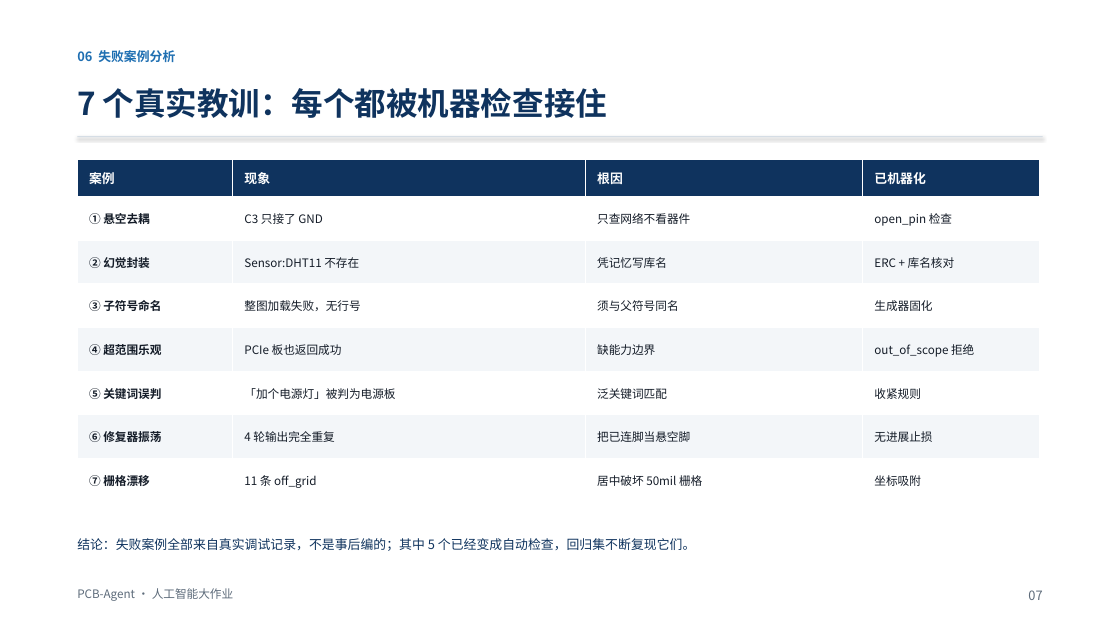
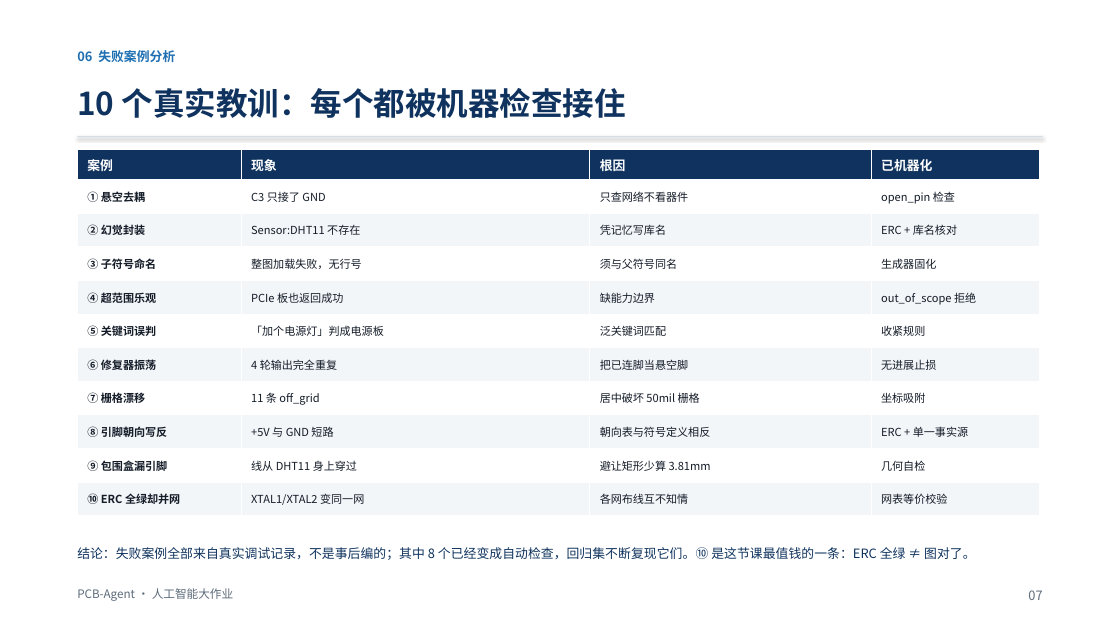
Before and after one commit to yw-youth/AI-LLM-, a slide deck: slide 7 of docs/deck/答辩PPT.pptx. Drawn at 1120x630 pixels with LibreOffice and Linux fonts; fonts in the diff are those of the drawing. Boxes give left, top, right and bottom in pixels: in the first picture for what was removed or moved away, otherwise in the second. Text is boxed around its words. In the diff, an @@ line names an element or a change of style, - is before the commit and + after.

Commit message:
feat(sch): 原理图从"只有标签"改为真实导线，并新增网表等价验收
图上只有标签、没有导线时，读图人第一眼看不出这是一张电路图；这次把生成器
重写成"局部导线 + 引脚名 + 功能分区布局"：

- 符号：IC 按引脚名分四侧（电源在上、地在下、XTAL 在左），带引脚名文字；
  新增 src/pinmap.py 做引脚号→引脚名映射（网表里只有 (ref, pin)）
- 布局：主控居中，时钟簇/连接器在左列，去耦横排在主控上方，指示/复位在右列
- 布线：引脚沿朝向逃逸后找一条干线串联，候选 126 条（基准 × 2.54 偏移），
  按"碰撞×1000 + 交叉×80 + 总长"评分；走不通的网络优雅退回标签

改完发现一个更严重的问题：三板型 ERC 全绿，网表却把 XTAL1/XTAL2、
EN/DHT_DATA 分别并成了一个网——ERC 只查电气规则，不知道我们想连什么。
因此：

- 布线时把"别人的线段、别人的引脚端点及其逃逸段"都设为禁区
  （共线重叠/端点搭接一律禁止，垂直交叉只扣分）
- 修掉回退画标签时 kind 变量从上一个循环泄漏、导致标签偏移落到别人干线上的 bug
- 新增 scripts/sch_netlist_check.py：让 KiCad 从原理图导出网表，与设计网表
  按"分网"逐网比对，合并/拆开/缺脚三类问题分别报（失败案例 10）
- 接进 rehearse.bat 与视频脚本，成为和 ERC 并列的必跑验收

验收：三板型 ERC 0 错误 0 警告 + 网表分网等价 3/3；回归 8/8；闭环 5/5。

```diff
--- a/docs/deck/答辩PPT.pptx
+++ b/docs/deck/答辩PPT.pptx
@@ text at (77, 88, 626, 118): text changed @@
-7 个真实教训：每个都被机器检查接住
+10 个真实教训：每个都被机器检查接住
@@ table at (77, 150, 1039, 516) @@
-row 6, column 2: 「加个电源灯」被判为电源板
+row 6, column 2: 「加个电源灯」判成电源板
+row 9: ⑧ 引脚朝向写反 | +5V 与 GND 短路 | 朝向表与符号定义相反 | ERC + 单一事实源
+row 10: ⑨ 包围盒漏引脚 | 线从 DHT11 身上穿过 | 避让矩形少算 3.81mm | 几何自检
+row 11: ⑩ ERC 全绿却并网 | XTAL1/XTAL2 变同一网 | 各网布线互不知情 | 网表等价校验
@@ table: place and size @@
-table at (77, 160, 1039, 502)
+table at (77, 150, 1039, 516)
@@ text at (77, 547, 975, 560): text changed @@
-结论：失败案例全部来自真实调试记录，不是事后编的；其中 5 个已经变成自动检查，回归集不断复现它们。
+结论：失败案例全部来自真实调试记录，不是事后编的；其中 8 个已经变成自动检查，回归集不断复现它们。⑩ 是这节课最值钱的一条：ERC 全绿 ≠ 图对了。
```
Also in this commit, not shown: 4 other slides changed, 12 other files.
